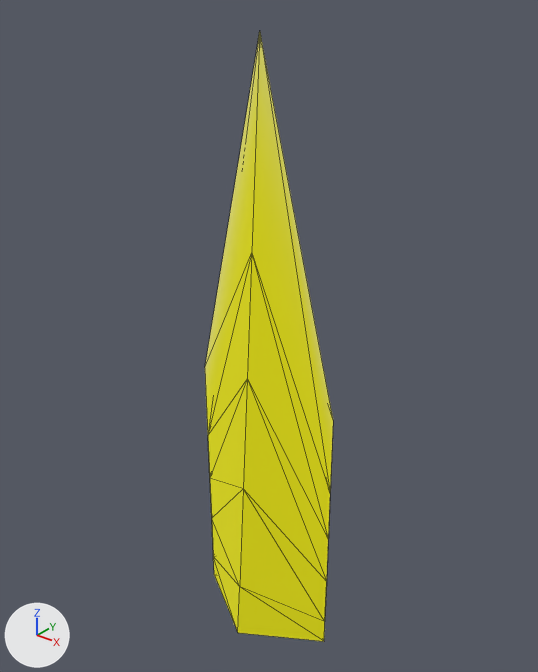
The glTF model KillSC/Asset/Models/Weapon/Scopion/mantis.gltf, before and after one commit.
Before and after are seen from a 50 mm camera at (0.236, -0.292, 0.388) aimed at (-0.004, 0.008, 0.202). Every picture has the same lights, and +X, +Y and +Z are marked at lower left. Mesh edges are drawn as thin lines.

Names of what the first picture shows: 'Scopion'.
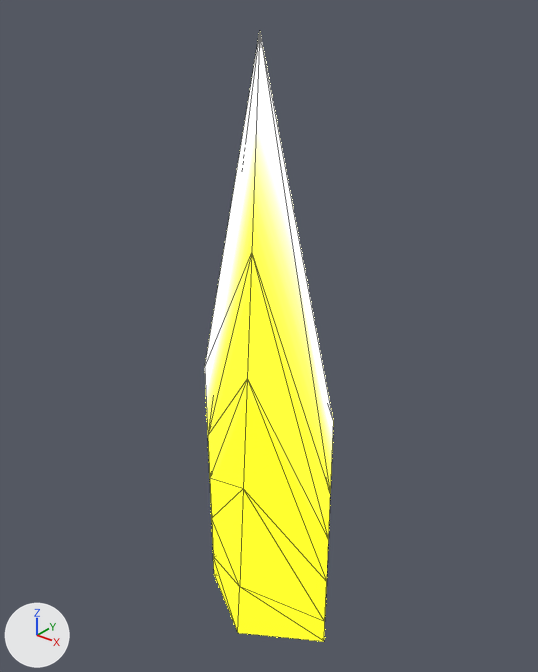
Changed parts and their boxes [x1, y1, x2, y2] in the pictures (538 x 672 px):
'Scopion', surface changed: [205, 32, 333, 641] in both

The change, as a diff of the scene's bpy script:
```diff
--- a/KillSC/Asset/Models/Weapon/Scopion/mantis.gltf.py
+++ b/KillSC/Asset/Models/Weapon/Scopion/mantis.gltf.py
@@ mat_material @@
 n0 = _N.new('ShaderNodeBsdfPrincipled'); n0.name = 'Principled BSDF'
 n0.inputs[2].default_value = 1.0  # 'Roughness'
+n0.inputs[28].default_value = 20.0  # 'Emission Strength'
 n1 = _N.new('ShaderNodeOutputMaterial'); n1.name = 'Material Output'
@@ mat_material @@
 n2 = _N.new('ShaderNodeTexImage'); n2.name = 'Image Texture'
 n2.image = img_scopion
+n3 = _N.new('ShaderNodeTexImage'); n3.name = 'Image Texture.001'
+n3.image = img_scopion
 _L.new(n0.outputs[0], n1.inputs[0])  # 'BSDF' to 'Surface'
-_L.new(n2.outputs[0], n0.inputs[0])  # 'Color' to 'Base Color'
+_L.new(n2.outputs[0], n0.inputs[27])  # 'Color' to 'Emission Color'
+_L.new(n3.outputs[0], n0.inputs[0])  # 'Color' to 'Base Color'
```
